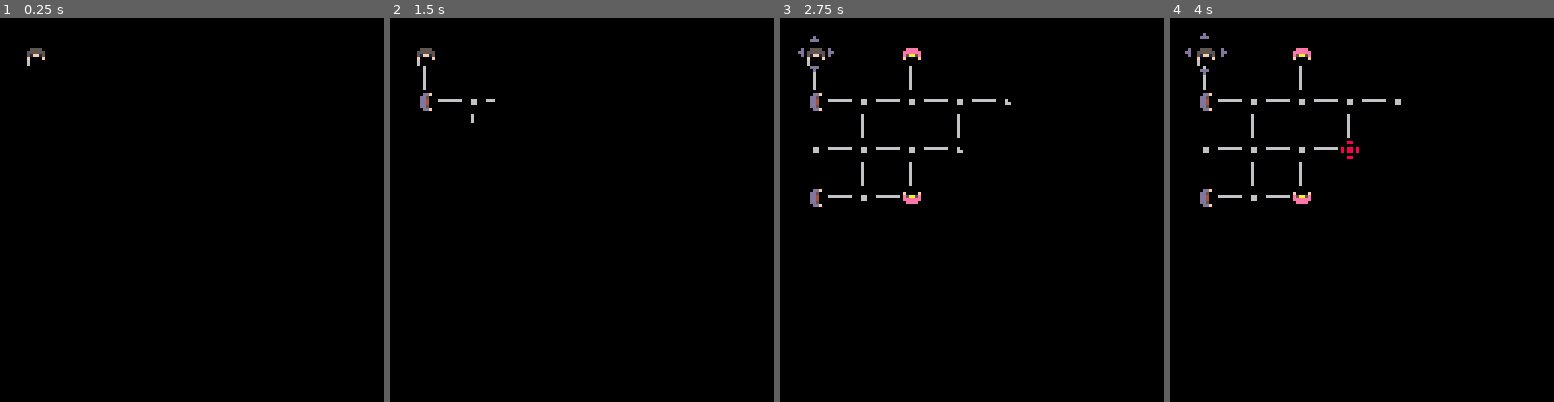
Above: before the commit, frames 1-4 (left to right).
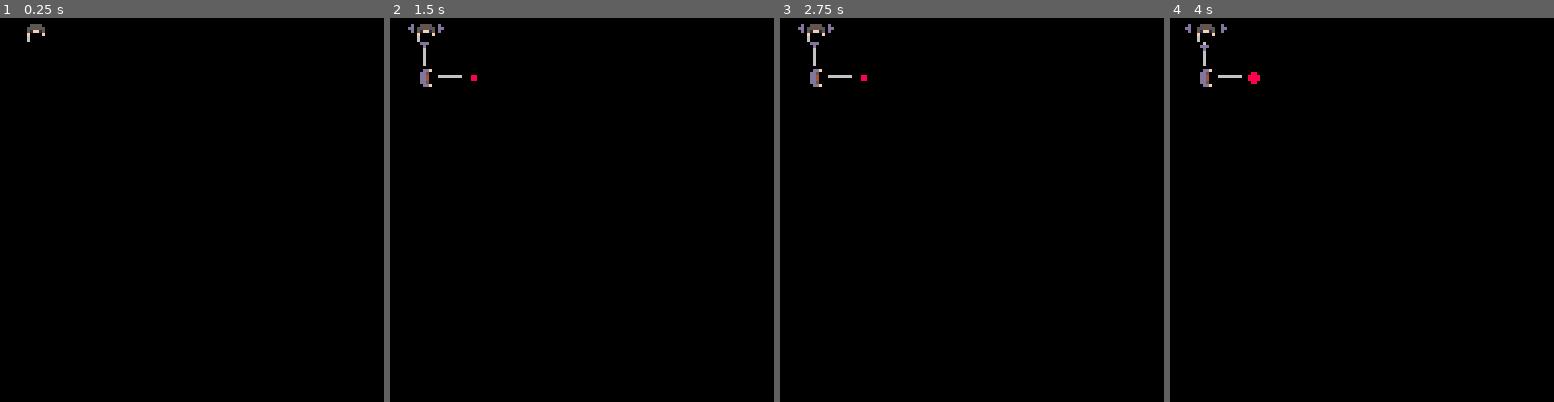
Above: after the commit, the same moments.

Repository: wesen/carts
Game: PICO-8 cartridge pico-go.p8
Two runs of this game, one before a commit and one after it. Both use one fixed random seed, a clock stepped at 60 frames per second and the inputs below.
Inputs:
- Up to frame 1 (0.25 s): no input
- Up to frame 2 (1.5 s): tap X (X key) at 0.33, 1.07 s; tap O (Z key) at 0.7 s
- Up to frame 3 (2.75 s): hold Right 1.6-2.1 s; tap O (Z key) at 1.7, 2.1, 2.5 s; tap X (X key) at 1.85 s; hold Up 2.15-2.42 s; hold Right from 2.47 s (still down)
- Up to frame 4 (4 s): tap O (Z key) at 2.9, 3.3, 3.7 s; tap X (X key) at 2.97 s; release Right at 3.03 s; hold Left 3.08-3.58 s; hold Down 3.63-3.97 s

The runs differ from the first frame. In frame 1, 0.2% of the frame differs, in the area x 7-12%, y 1-13%; in frame 2, 0.8%; in frame 3, 1.9%; in frame 4, 2.0%, in the area x 3-61%, y 1-50%.

Commit message:
Chain levels

Diff:
--- a/pico-go.p8
+++ b/pico-go.p8
@@ -10,7 +10,11 @@
   function c.init (...)
     local self = setmetatable({},c)
     c._ctr(self,...)
+    self.destroyed=false
     return self
+  end
+  c.destroy=function(self)
+   self.destroyed=true
   end
   return c
 end
@@ -40,6 +44,13 @@
 
 function objs:del(obj)
  del(self.objs,obj)
+ obj:destroy()
+end
+
+function objs:clear()
+ for o in all(self.objs) do
+  self:del(o)
+ end
 end
 
 function objs:update()
@@ -165,7 +176,7 @@
     obj.spr=s
     wait_for(d)
    end
-  until not loop
+  until (not loop) or obj.destroyed
   cb()
  end)
 end
@@ -324,7 +335,6 @@
 class_board=class(function(self,bbox)
  printh("init "..tostr(bbox.aa))
  self.nodes={}
- self.enemies={}
  self.links={}
  self.bbox=bbox
  for mx=bbox.aa.x,bbox.bb.x do
@@ -358,6 +368,19 @@
  self.start_node:initialize()
 end)
 
+function class_board:destroy()
+ for n in all(self.nodes) do
+  n:destroy()
+ end
+ enemies:clear()
+ for l in all(self.links) do
+  l:destroy()
+ end
+ self.nodes={}
+ self.links={}
+ self.destroyed=true
+end
+
 function class_board:get_spr(node)
  return mget(self.bbox.aa.x+node.x,self.bbox.aa.y+node.y)
 end
@@ -638,6 +661,7 @@
 x enemy death smoke
 x goal arrows
 x handle multiple game levels
+x chain levels
 - screen shake on death and level
 - end level cards
 - select level metalevel
@@ -674,6 +698,7 @@
   if (not n.initialized) return false
  end
  self.initialized=true
+ self.turn=turn_player
  return true
 end
 
@@ -685,11 +710,28 @@
  return player.is_dead
 end
 
+function class_game:play_game_loop()
+ local level=1
+
+ return add_cr(function()
+  while true do
+   wait_for_cr(self:play_game_level(level))
+   level=(level%2+1)
+  end
+ end)
+end
+
 function class_game:play_game_level(level)
+ self.initialized=false
+ player:destroy()
+ board:destroy()
+
  board=class_board.init(levels[level])
  player=class_player.init()
 
- add_cr(function()
+ printh("playing level "..tostr(level))
+
+ return add_cr(function()
   while not self:is_initialized() do
    yield()
   end
@@ -719,7 +761,6 @@
    while not enemies:are_enemies_done() do
     yield()
    end
-   printh("finished enemy turns")
   end
 
   if self:is_win() then
@@ -728,7 +769,7 @@
    printh("lost")
   end
 
-  self.is_initialized=false
+  self.initialized=false
  end)
 end
 -->8
@@ -743,7 +784,7 @@
 dt=0
 
 function _init()
- game:play_game_level(2)
+ game:play_game_loop()
 end
 
 function _update()
